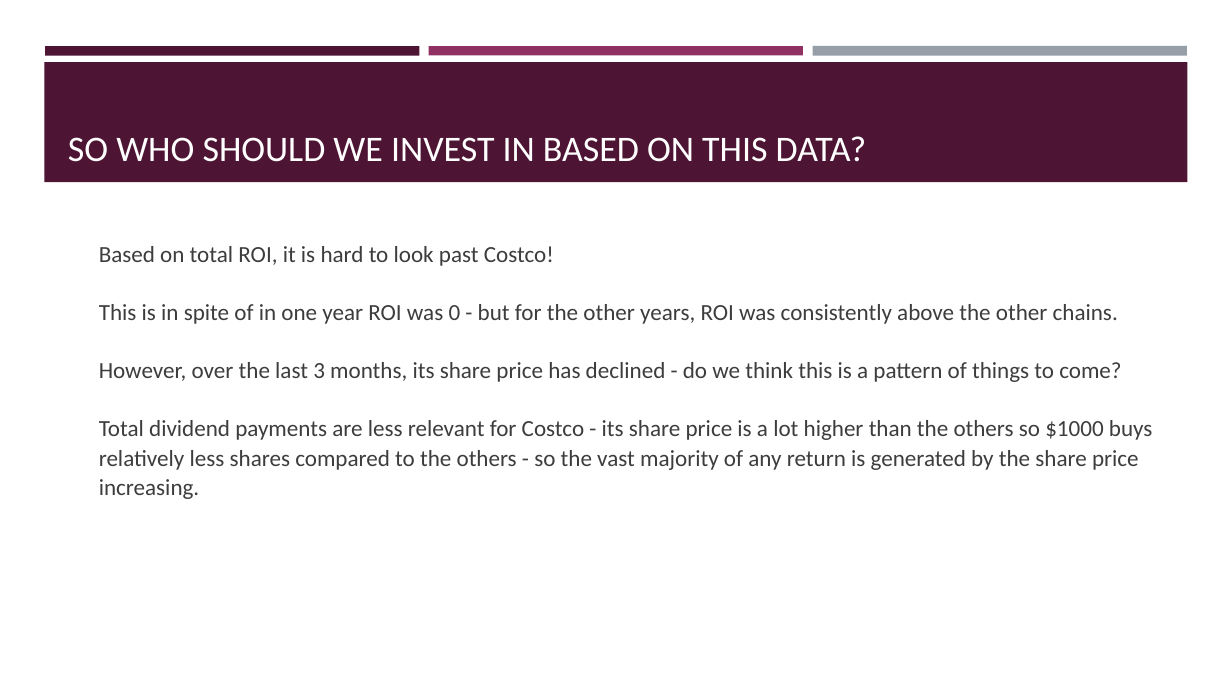
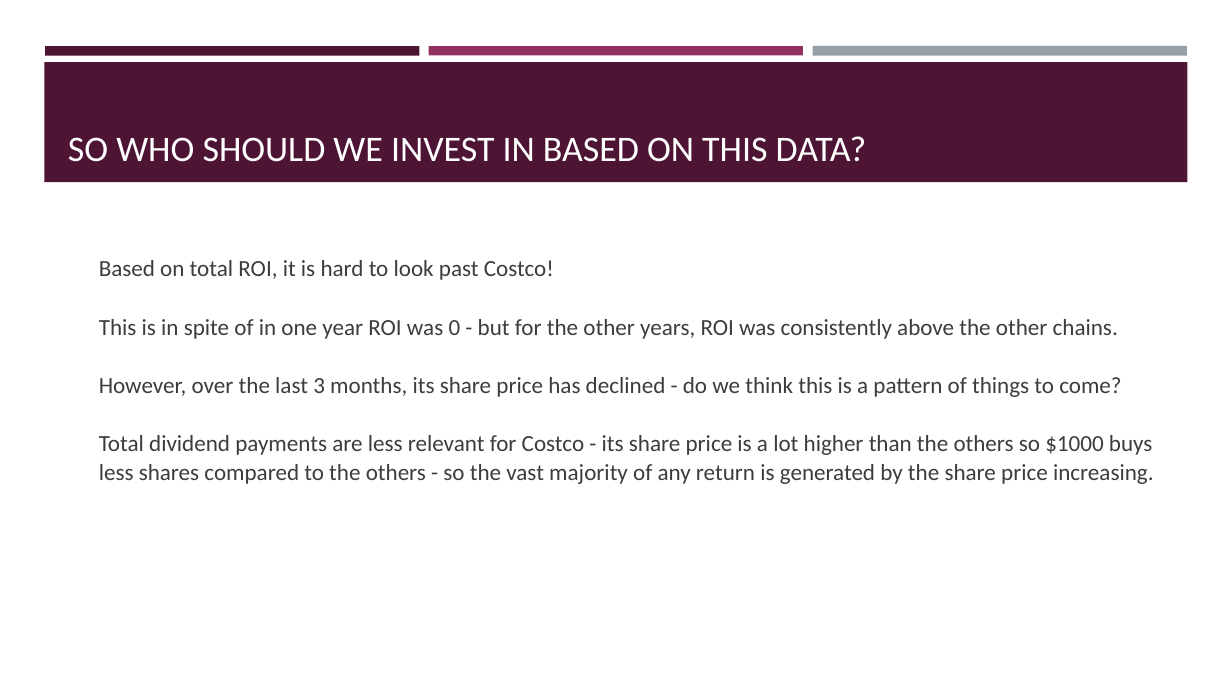
Before and after one commit to drchid1/Team-Project-Group-3---Finance-, a slide deck: slide 21 of presentation/Group 3 – FINANCIAL ANALYSIS.pptx. Drawn at 1232x693 pixels with LibreOffice and Linux fonts; fonts in the diff are those of the drawing. Boxes give left, top, right and bottom in pixels: in the first picture for what was removed or moved away, otherwise in the second. Text is boxed around its words. In the diff, an @@ line names an element or a change of style, - is before the commit and + after.

```diff
--- a/presentation/Group 3 – FINANCIAL ANALYSIS.pptx
+++ b/presentation/Group 3 – FINANCIAL ANALYSIS.pptx
@@ text at <box>99,435,1154,484</box>: text changed @@
-Total dividend payments are less relevant for Costco - its share price is a lot higher than the others so $1000 buys relatively less shares compared to the others - so the vast majority of any return is generated by the share price increasing.
+Total dividend payments are less relevant for Costco - its share price is a lot higher than the others so $1000 buys less shares compared to the others - so the vast majority of any return is generated by the share price increasing.
```
Also in this commit, not shown: 1 other slide changed.
